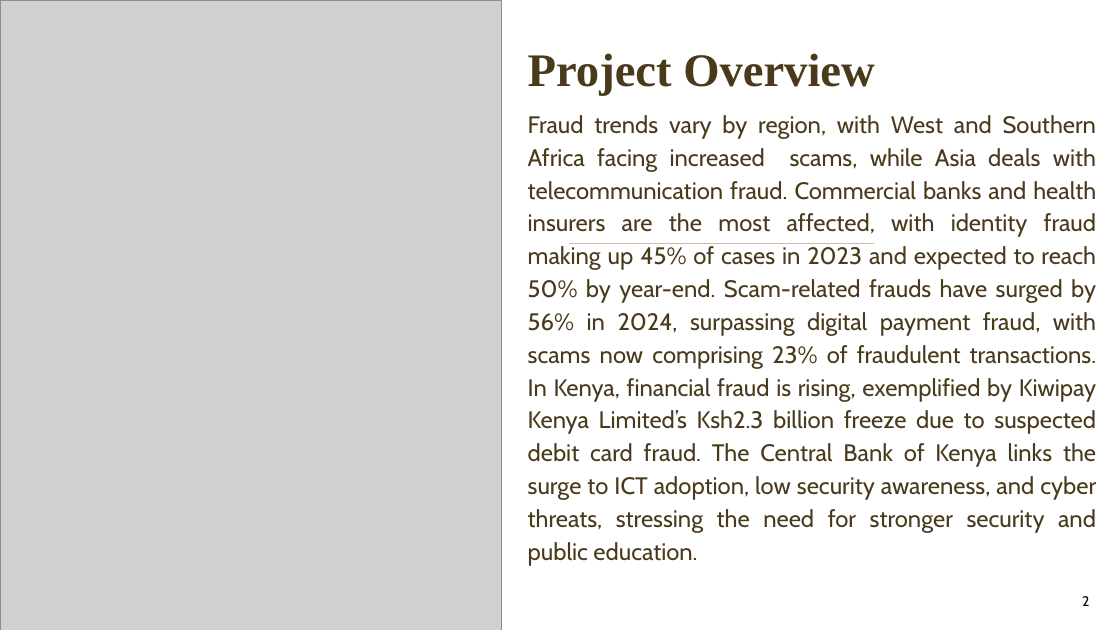
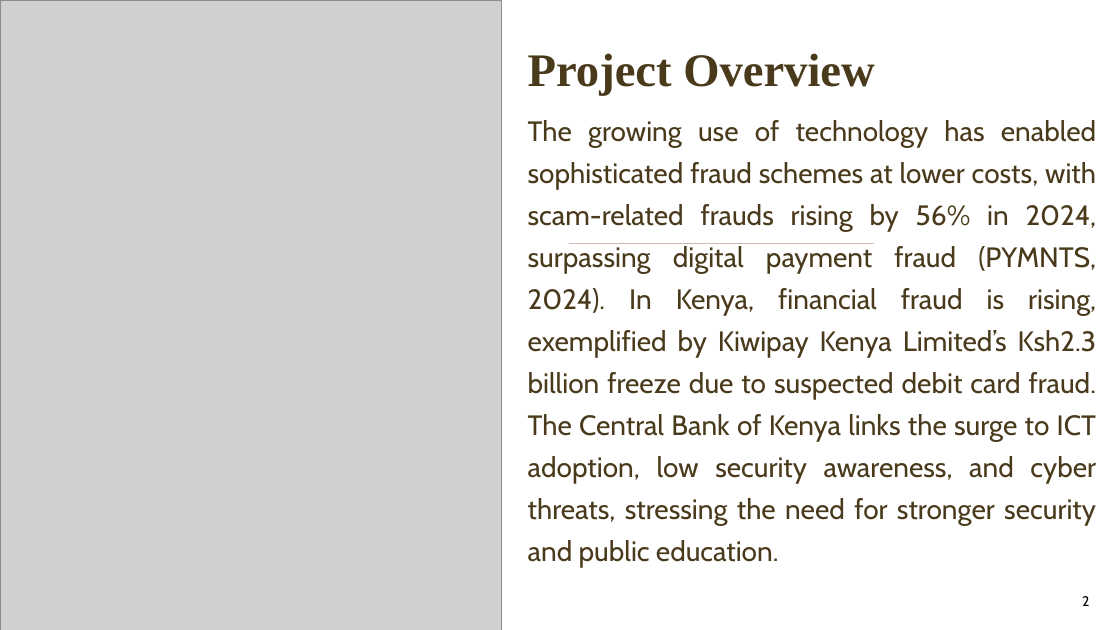
Before and after one commit to gkipkirui1/DSF-PT08P5-GROUP4-CAPSTONE-PROJECT, a slide deck: slide 2 of presentation/presentation.pptx. Drawn at 1120x630 pixels with LibreOffice and Linux fonts; fonts in the diff are those of the drawing; grey boxes stand for pictures; background and template pictures are left out. Boxes give left, top, right and bottom in pixels: in the first picture for what was removed or moved away, otherwise in the second. Text is boxed around its words. In the diff, an @@ line names an element or a change of style, - is before the commit and + after.

```diff
--- a/presentation/presentation.pptx
+++ b/presentation/presentation.pptx
@@ text at bbox=[528, 120, 1097, 568]: text changed; size 20.4 to 24 pt @@
-Fraud trends vary by region, with West and Southern Africa facing increased scams, while Asia deals with telecommunication fraud. Commercial banks and health insurers are the most affected, with identity fraud making up 45% of cases in 2023 and expected to reach 50% by year-end. Scam-related frauds have surged by 56% in 2024, surpassing digital payment fraud, with scams now comprising 23% of fraudulent transactions. In Kenya, financial fraud is rising, exemplified by Kiwipay Kenya Limited’s Ksh2.3 billion freeze due to suspected debit card fraud. The Central Bank of Kenya links the surge to ICT adoption, low security awareness, and cyber threats, stressing the need for stronger security and public education.
+The growing use of technology has enabled sophisticated fraud schemes at lower costs, with scam-related frauds rising by 56% in 2024, surpassing digital payment fraud (PYMNTS, 2024). In Kenya, financial fraud is rising, exemplified by Kiwipay Kenya Limited’s Ksh2.3 billion freeze due to suspected debit card fraud. The Central Bank of Kenya links the surge to ICT adoption, low security awareness, and cyber threats, stressing the need for stronger security and public education.
```
Also in this commit, not shown: 1 other slide changed, 1 other file.
